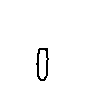
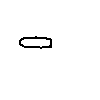
Two versions of the same layered image (100x100). Layer-by-layer changes:
painted on "legs copy" over [19, 36, 52, 81]
